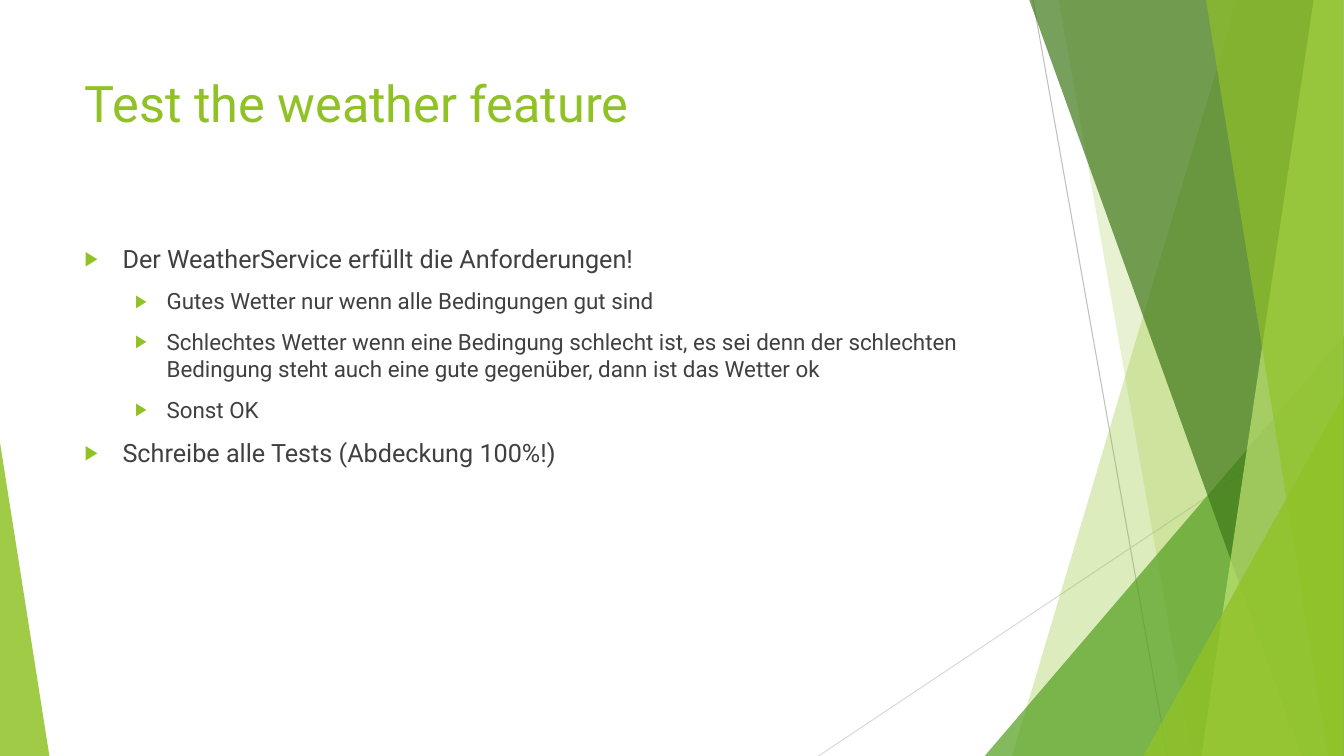
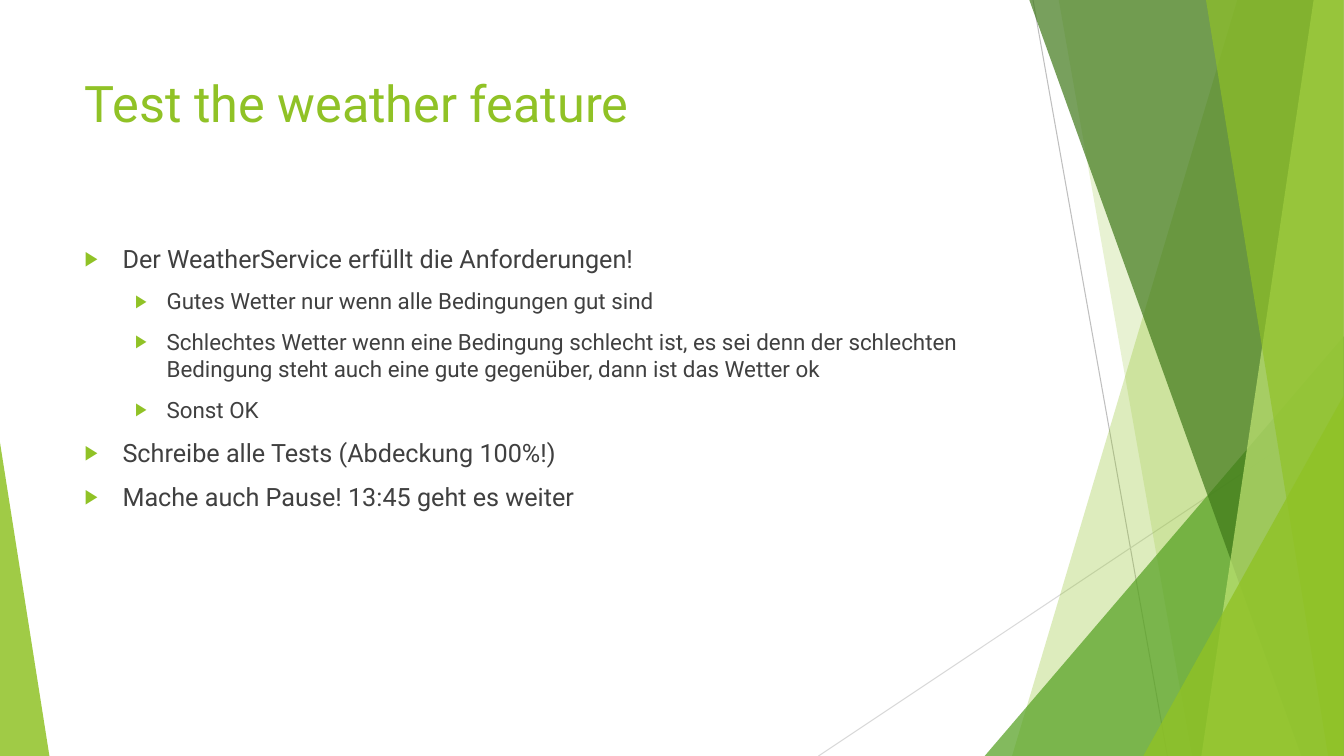
Before and after one commit to MichaelZett/20231123_junit, a slide deck: slide 97 of JUnit_intensiv.pptx. Drawn at 1344x756 pixels with LibreOffice and Linux fonts; fonts in the diff are those of the drawing. Boxes give left, top, right and bottom in pixels: in the first picture for what was removed or moved away, otherwise in the second. Text is boxed around its words. In the diff, an @@ line names an element or a change of style, - is before the commit and + after.

```diff
--- a/JUnit_intensiv.pptx
+++ b/JUnit_intensiv.pptx
@@ text at [123, 487, 574, 512]: paragraph added @@
+▶ Mache auch Pause! 13:45 geht es weiter
```
Also in this commit, not shown: 2 other slides changed, 13 other files.
